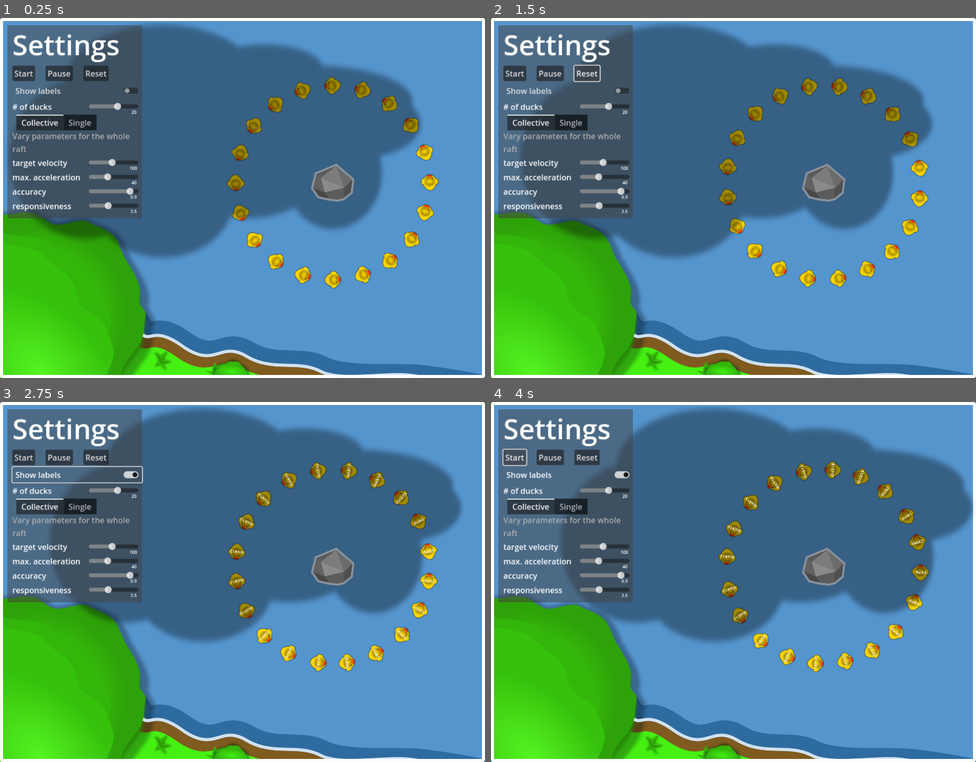
Above: before the commit, frames 1-4 (two rows, left to right).
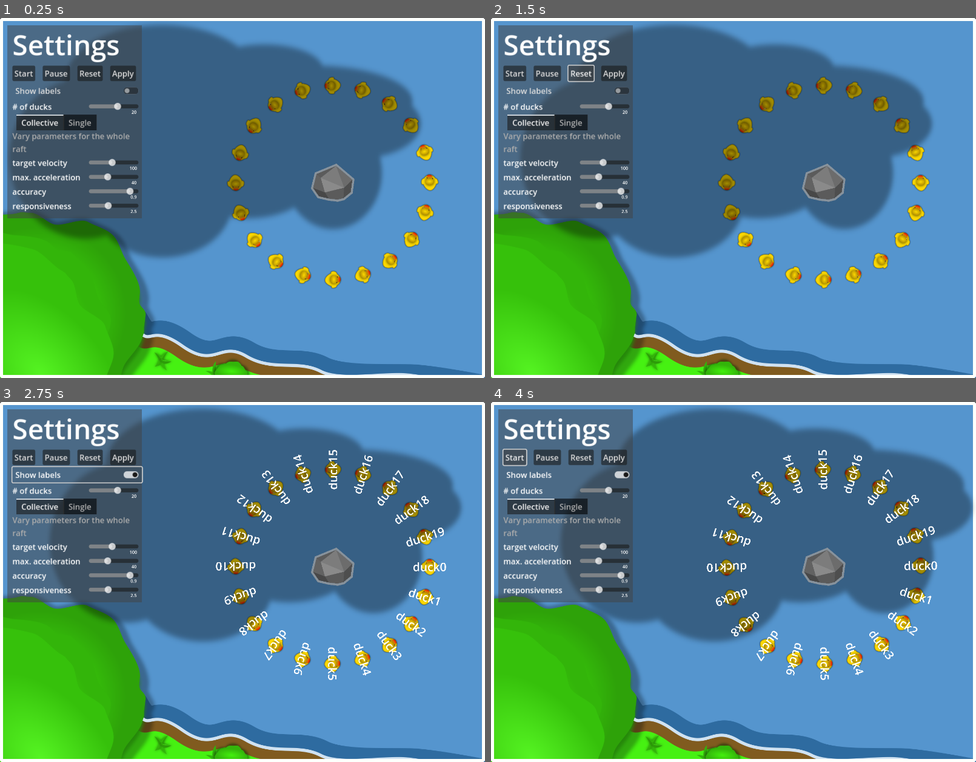
Above: after the commit, the same moments.

Repository: RichtersFinger/DuckTraffic
Game: Godot game, scene res://simulation.tscn
Same seed, same stepped clock (60 frames per second), same inputs: the game is played once before the commit and once after it.
Inputs (mouse positions are in pixels of both pictures, inside the frame that each line leads up to):
- Up to frame 1 (0.25 s): no input
- Up to frame 2 (1.5 s): click "Pause" at 0.5 s; click "Reset" at 1.25 s
- Up to frame 3 (2.75 s): click "Show labels" at 2 s
- Up to frame 4 (4 s): click (612, 456) at 2.75 s, where only the run after the commit has a clickable "Apply"; click "Start" at 3.5 s

The runs differ from the first frame. In frame 1, 0.5% of the frame differs, in the area x 8-28%, y 13-18%; in frame 2, 5.1%; in frame 3, 5.9%, in the area x 8-92%, y 13-78%; in frame 4, 5.3%.

Commit message:
[GUI] add start/pause/reset button logic

Diff:
--- a/GUI.gd
+++ b/GUI.gd
@@ -5,3 +5,19 @@
 
 func _on_check_button_toggled(toggled_on):
 	simulation.toggle_duck_labels(toggled_on)
+
+
+func _on_start_pressed():
+	simulation.start()
+
+
+func _on_pause_pressed():
+	simulation.pause()
+
+
+func _on_reset_pressed():
+	simulation.reset()
+
+
+func _on_apply_pressed():
+	pass
--- a/duck.gd
+++ b/duck.gd
@@ -15,12 +15,14 @@
 var collision_dist: float = 0.06*PI
 
 var other_ducks = []  # used to track collisions
+var label_text
 @onready var name_label = $NameLabel
 @onready var collision_label = $CollisionLabel
 
 
-func _ready():
-	name_label.text = self.name
+func refresh_name_label(on: bool):
+	name_label.text = label_text
+	name_label.visible = on
 
 
 # returns current velocity of given duck
--- a/duck.tscn
+++ b/duck.tscn
@@ -25,7 +25,7 @@
 grow_horizontal = 2
 grow_vertical = 2
 size_flags_horizontal = 4
-theme_override_font_sizes/font_size = 100
+theme_override_font_sizes/font_size = 300
 horizontal_alignment = 1
 
 [node name="CollisionLabel" type="Label" parent="."]
--- a/project.godot
+++ b/project.godot
@@ -13,6 +13,7 @@
 config/name="DuckTraffic"
 run/main_scene="res://simulation.tscn"
 config/features=PackedStringArray("4.2", "Forward Plus")
+boot_splash/show_image=false
 
 [display]
 
--- a/simulation.gd
+++ b/simulation.gd
@@ -4,34 +4,26 @@
 @export var number: int = 20
 var time: float = 0.0
 
-var duck = load("res://duck.tscn")
+var duck_template = load("res://duck.tscn")
 @onready var axis = $Axis
 
 const PI: float = 3.1415926
 var separation: float
 var ducks
+var running = false
+var visible_labels = false
 
 
 # initialize simulation (create ducks and set initial position)
 func _ready():
-	# instantiate and initialize ducks
-	ducks = []
-	var rand = RandomNumberGenerator.new()
-	separation = 2.0 * PI / number
-	for i in range(number):
-		ducks.append(duck.instantiate())
-		ducks[i].name = "duck" + str(i)
-		set_duck(ducks[i], i * separation)
-		# randomize duck properties
-		ducks[i].consistency_phase = rand.randf_range(0.0, 2 * PI)
-		ducks[i].consistency_accuracy = rand.randf_range(0.01, 0.05)
-		ducks[i].target_velocity *= rand.randf_range(0.95, 1.05)
-		add_child(ducks[i])
-	#ducks[0].target_velocity *= 1.5
+	reset()
+	start()
 
 
 # update ducks per frame
 func _process(delta):
+	if not running:
+		return
 	time += delta
 	for duck in ducks:
 		set_duck(duck, duck.rotation + duck.step_velocity(delta, time) / radius * delta)
@@ -45,5 +37,36 @@
 
 
 func toggle_duck_labels(on: bool):
+	visible_labels = on
 	for duck in ducks:
-		duck.name_label.visible = on
+		print(duck.name)
+		duck.refresh_name_label(on)
+
+
+func start():
+	running = true
+
+
+func pause():
+	running = false
+
+
+func reset():
+	# cleanup existing ducks
+	if ducks:
+		for duck in ducks:
+			duck.queue_free()
+	# instantiate and initialize ducks
+	ducks = []
+	var rand = RandomNumberGenerator.new()
+	separation = 2.0 * PI / number
+	for i in range(number):
+		ducks.append(duck_template.instantiate())
+		ducks[i].label_text = "duck" + str(i)
+		set_duck(ducks[i], i * separation)
+		# randomize duck properties
+		ducks[i].consistency_phase = rand.randf_range(0.0, 2 * PI)
+		ducks[i].consistency_accuracy = rand.randf_range(0.01, 0.05)
+		ducks[i].target_velocity *= rand.randf_range(0.95, 1.05)
+		add_child(ducks[i])
+	toggle_duck_labels(visible_labels)
--- a/simulation.tscn
+++ b/simulation.tscn
@@ -84,7 +84,7 @@
 
 [node name="HBoxContainer" type="HBoxContainer" parent="GUI/MarginContainer/VBoxContainer"]
 layout_mode = 2
-theme_override_constants/separation = 21
+theme_override_constants/separation = 15
 
 [node name="Start" type="Button" parent="GUI/MarginContainer/VBoxContainer/HBoxContainer"]
 layout_mode = 2
@@ -97,6 +97,10 @@
 [node name="Reset" type="Button" parent="GUI/MarginContainer/VBoxContainer/HBoxContainer"]
 layout_mode = 2
 text = "Reset"
+
+[node name="Apply" type="Button" parent="GUI/MarginContainer/VBoxContainer/HBoxContainer"]
+layout_mode = 2
+text = "Apply"
 
 [node name="ShowLabels" type="CheckButton" parent="GUI/MarginContainer/VBoxContainer"]
 layout_mode = 2
@@ -232,6 +236,10 @@
 step = 0.1
 value = 2.5
 
+[connection signal="pressed" from="GUI/MarginContainer/VBoxContainer/HBoxContainer/Start" to="GUI" method="_on_start_pressed"]
+[connection signal="pressed" from="GUI/MarginContainer/VBoxContainer/HBoxContainer/Pause" to="GUI" method="_on_pause_pressed"]
+[connection signal="pressed" from="GUI/MarginContainer/VBoxContainer/HBoxContainer/Reset" to="GUI" method="_on_reset_pressed"]
+[connection signal="pressed" from="GUI/MarginContainer/VBoxContainer/HBoxContainer/Apply" to="GUI" method="_on_apply_pressed"]
 [connection signal="toggled" from="GUI/MarginContainer/VBoxContainer/ShowLabels" to="GUI" method="_on_check_button_toggled"]
 
 [editable path="GUI/MarginContainer/VBoxContainer/SliderItem"]
